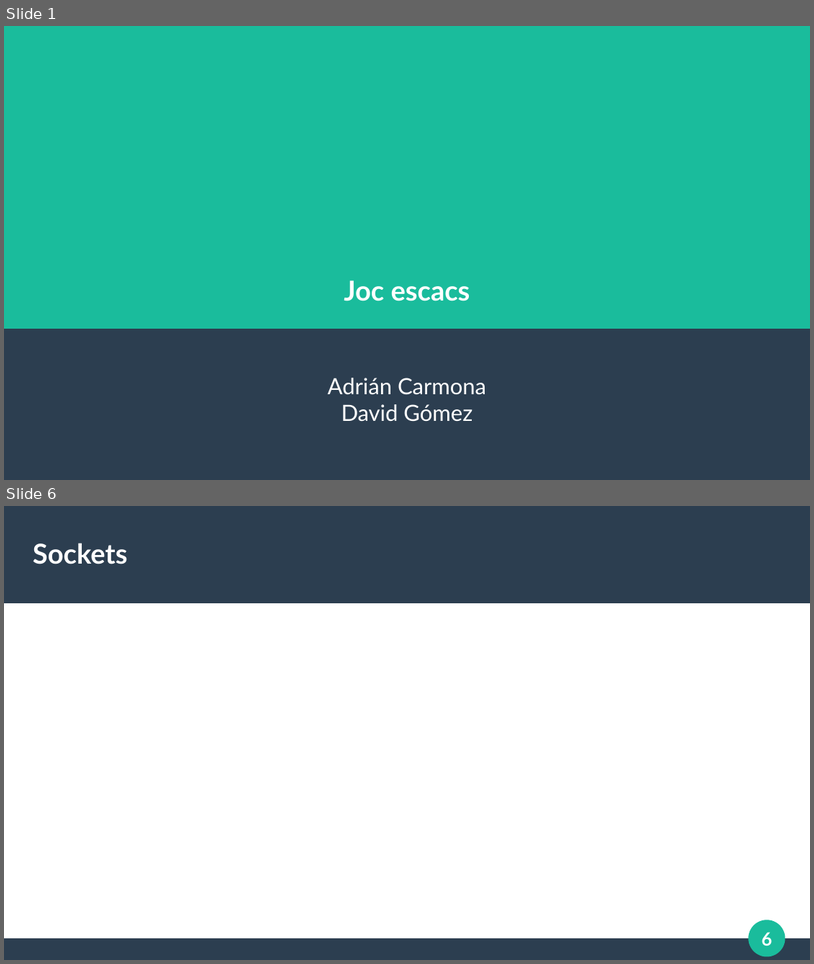
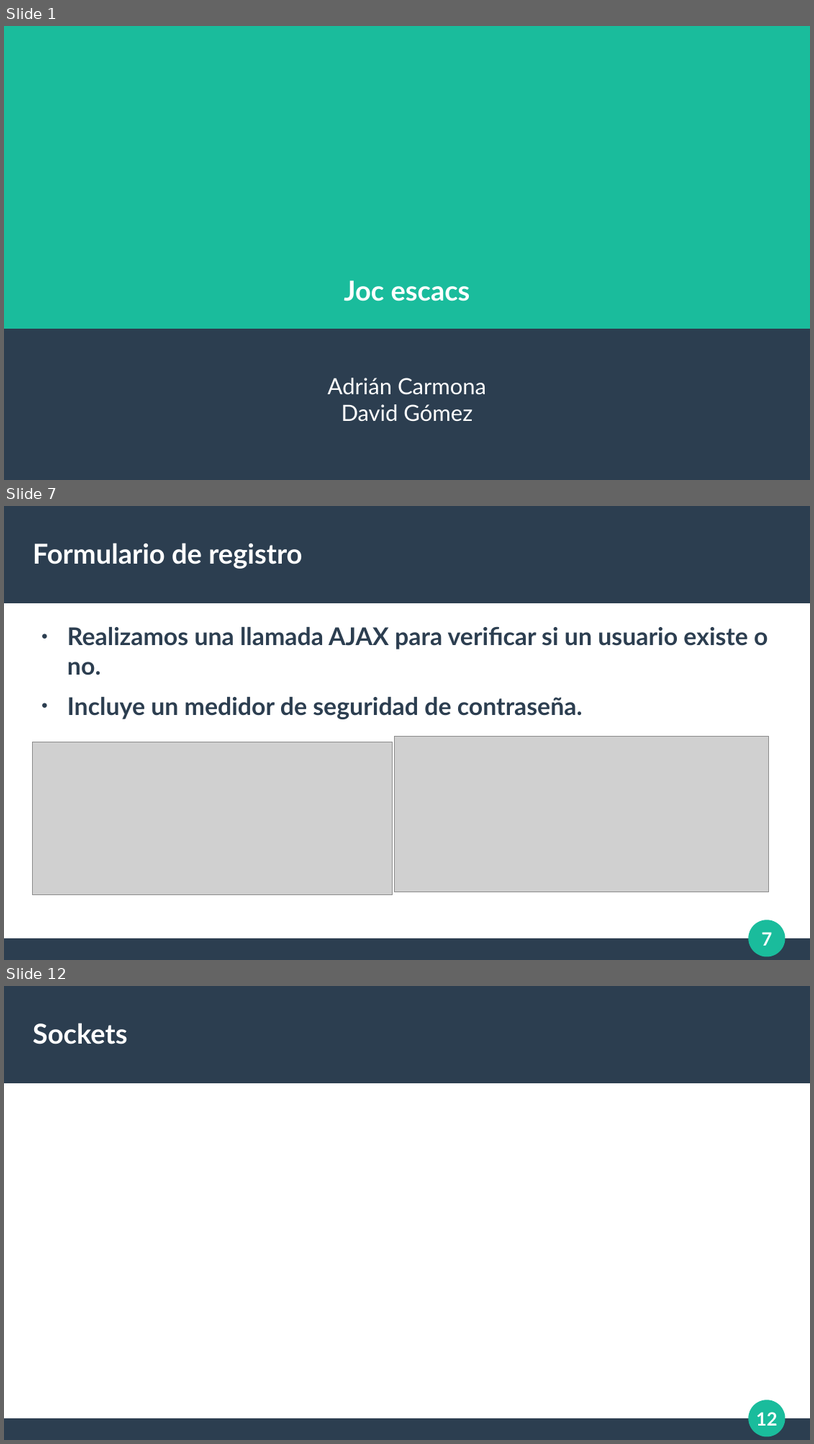
Before and after one commit to El69Man/Chess-Online, a slide deck: Documentación/Exposición.odp. Shown one above the other, each under a label of ours: slides 1 and 6 before the commit, slides 1, 7 and 12 after it; the slides between them are not shown. The pictures are 814x964 and 814x1444 pixels, drawn with LibreOffice and Linux fonts; fonts in the diff are those of the drawing; grey boxes stand for pictures. Boxes give left, top, right and bottom in pixels: in the first picture for what was removed or moved away, otherwise in the second. Text is boxed around its words. In the diff, an @@ line names an element or a change of style, - is before the commit and + after.

```diff
--- a/Documentación/Exposición.odp
+++ b/Documentación/Exposición.odp
@@ slide 7 added at [4, 506, 810, 960], background #FFFFFF; not listed: 4 template elements that a slide beside it also shows @@
@@ title added at [33, 543, 302, 569], 27 pt, text #FFFFFF, bold @@
+Formulario de registro
@@ text added at [67, 626, 768, 719], 24 pt, text #2C3E50, bold @@
+● Realizamos una llamada AJAX para verificar si un usuario existe o no.
+● Incluye un medidor de seguridad de contraseña.
@@ picture added at [33, 742, 393, 896] @@
@@ picture added at [395, 736, 769, 893] @@
@@ what was slide 6 is now slide 12 @@
@@ page number at [756, 1412, 777, 1425]: text changed @@
-6
+12
```
Also in this commit, not shown: 3 slides changed, 8 other slides added, 3 slides removed, 5 other files.
